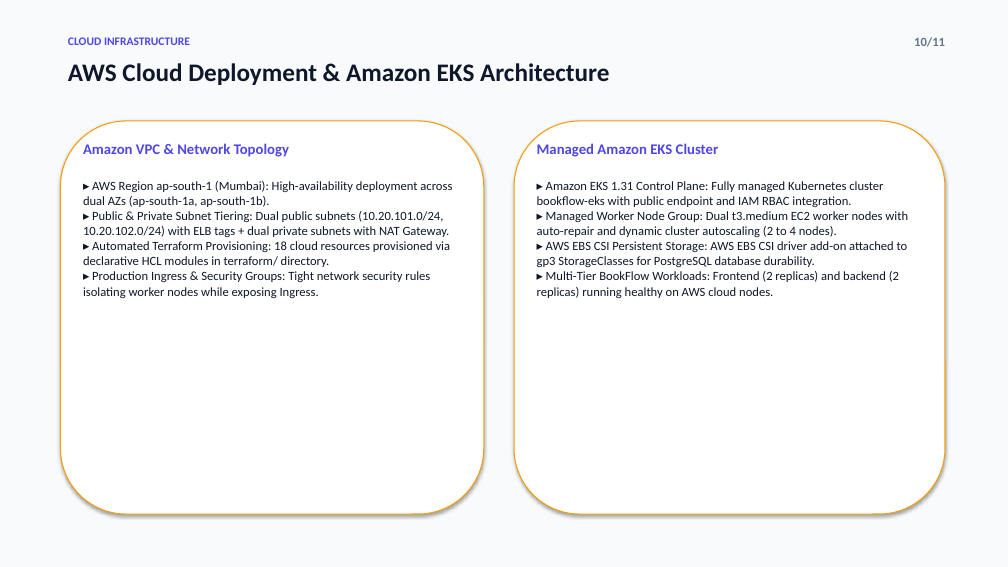
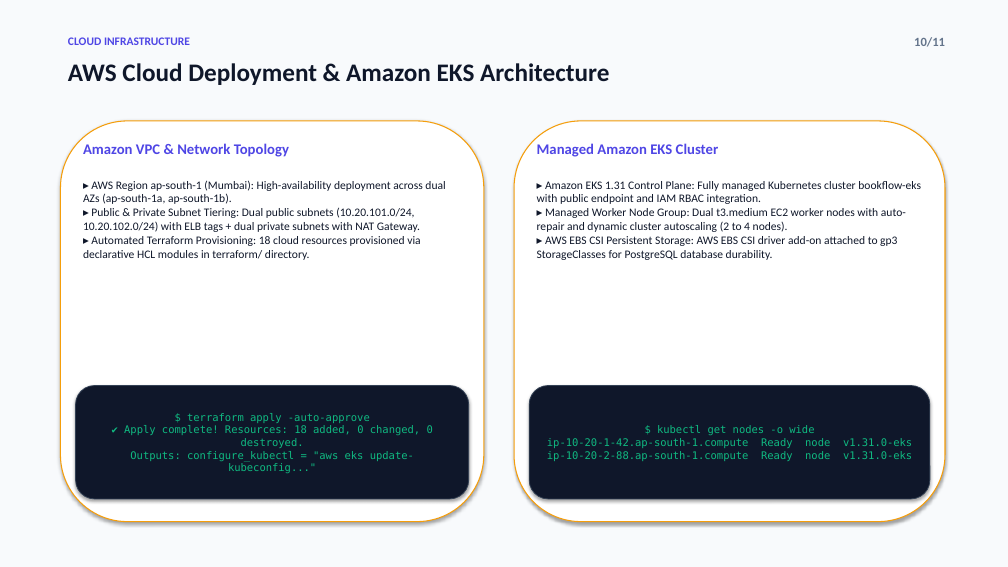
Before and after one commit to Ujwal-kumar-reddy/bookflow, a slide deck: slide 10 of BookFlow_DevOps_Capstone_Presentation.pptx. Drawn at 1008x567 pixels with LibreOffice and Linux fonts; fonts in the diff are those of the drawing. Boxes give left, top, right and bottom in pixels: in the first picture for what was removed or moved away, otherwise in the second. Text is boxed around its words. In the diff, an @@ line names an element or a change of style, - is before the commit and + after.

Commit message:
docs(presentation): align PPTX slide 10 terminal boxes with web deck

```diff
--- a/BookFlow_DevOps_Capstone_Presentation.pptx
+++ b/BookFlow_DevOps_Capstone_Presentation.pptx
@@ rounded rectangle: place and size @@
-rounded rectangle at <box>60,121,484,514</box>
+rounded rectangle at <box>60,121,484,522</box>
@@ rounded rectangle: place and size @@
-rounded rectangle at <box>514,121,945,514</box>
+rounded rectangle at <box>514,121,945,522</box>
@@ text "▸ AWS Region ap-south-1 (Mumbai): ..." at <box>83,180,445,260</box>: size 12 to 11 pt @@
@@ text "▸ Amazon EKS 1.31 Control ..." at <box>537,181,921,260</box>: size 12 to 11 pt @@
@@ text at <box>83,271,430,298</box>: paragraph removed @@
-▸ Production Ingress & Security Groups: Tight network security rules isolating worker nodes while exposing Ingress.
@@ text at <box>537,271,899,298</box>: paragraph removed @@
-▸ Multi-Tier BookFlow Workloads: Frontend (2 replicas) and backend (2 replicas) running healthy on AWS cloud nodes.
@@ rounded rectangle added at <box>76,386,469,499</box>, fill #0F172A, outline #334155 0.75 pt, 10 pt, text #10B981 @@
+$ terraform apply -auto-approve
+✔ Apply complete! Resources: 18 added, 0 changed, 0 destroyed.
+Outputs: configure_kubectl = "aws eks update-kubeconfig..."
@@ rounded rectangle added at <box>529,386,930,499</box>, fill #0F172A, outline #334155 0.75 pt, 10 pt, text #10B981 @@
+$ kubectl get nodes -o wide
+ip-10-20-1-42.ap-south-1.compute Ready node v1.31.0-eks
+ip-10-20-2-88.ap-south-1.compute Ready node v1.31.0-eks
```
Also in this commit, not shown: 2 other files.
